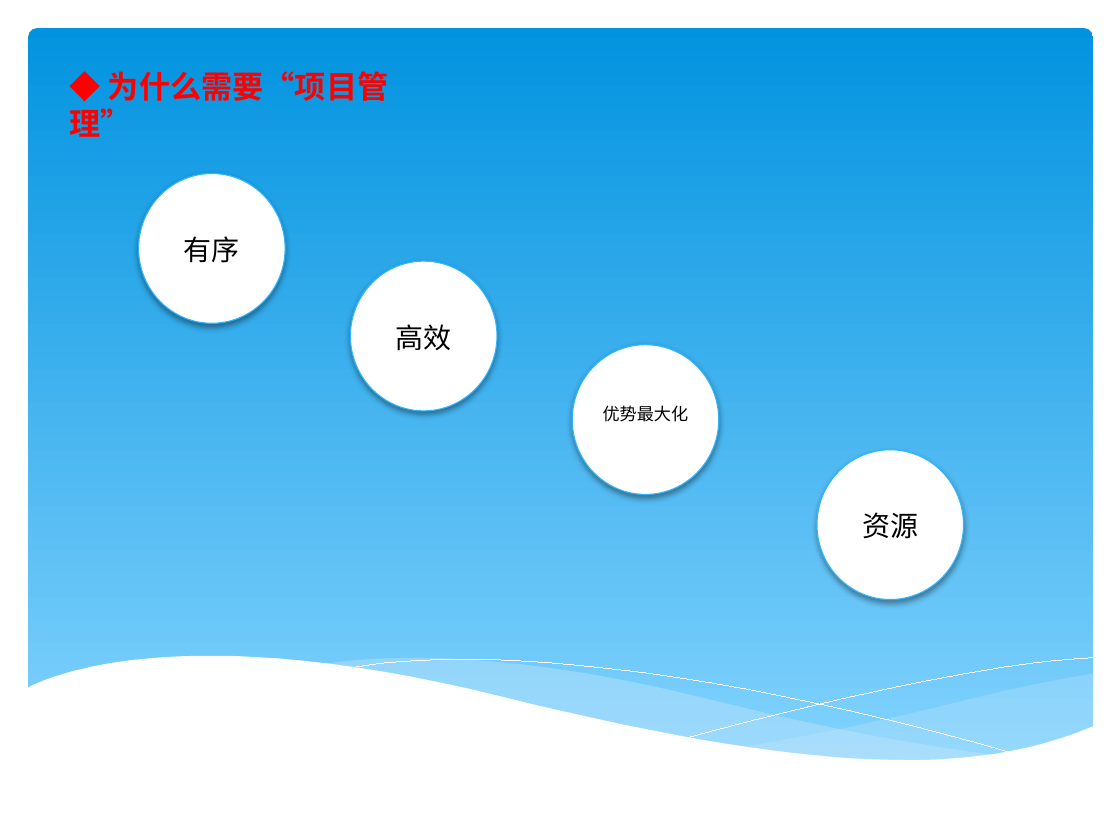
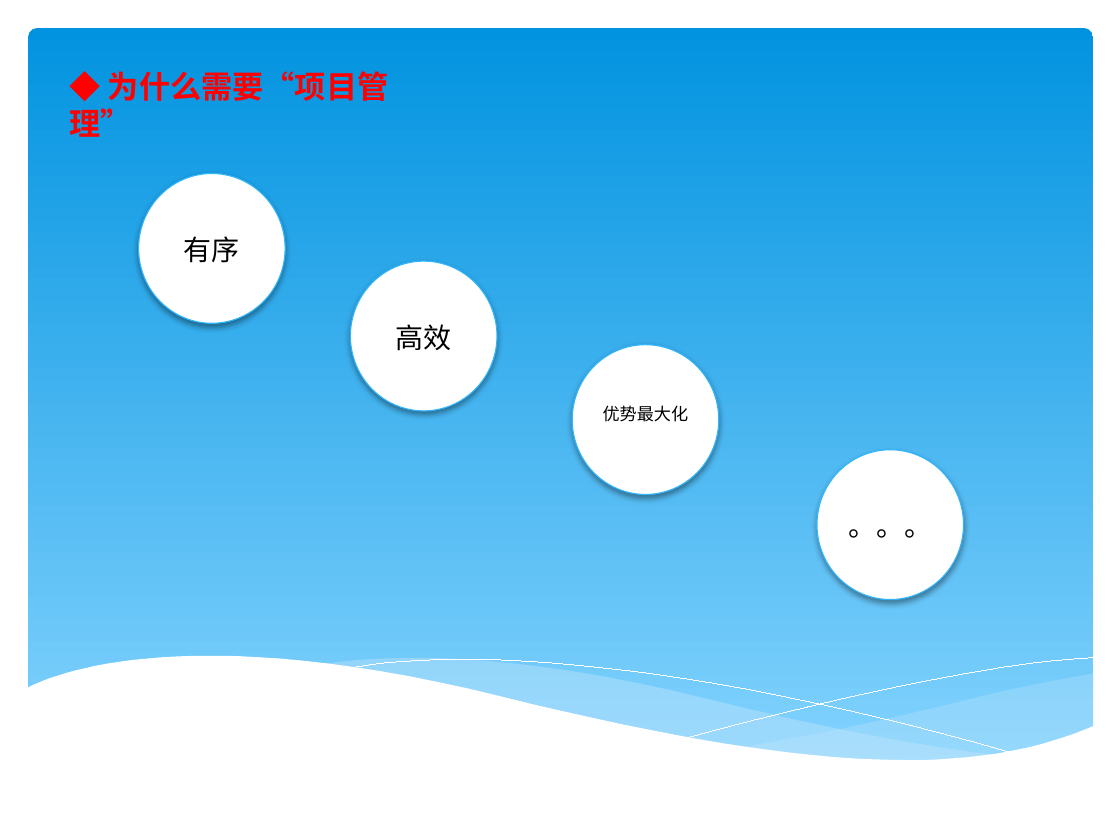
Before and after one commit to itwyhuaing/ProjectM, a slide deck: slide 11 of HaiNaBian_PM知识分享/PPT/Last/PPT_V6.pptx. Drawn at 1120x840 pixels with LibreOffice and Linux fonts; fonts in the diff are those of the drawing. Boxes give left, top, right and bottom in pixels: in the first picture for what was removed or moved away, otherwise in the second. Text is boxed around its words. In the diff, an @@ line names an element or a change of style, - is before the commit and + after.

```diff
--- a/HaiNaBian_PM知识分享/PPT/Last/PPT_V6.pptx
+++ b/HaiNaBian_PM知识分享/PPT/Last/PPT_V6.pptx
@@ text at (848,529,932,538): text changed @@
-资源
+。。。
```
Also in this commit, not shown: 3 other slides changed.
